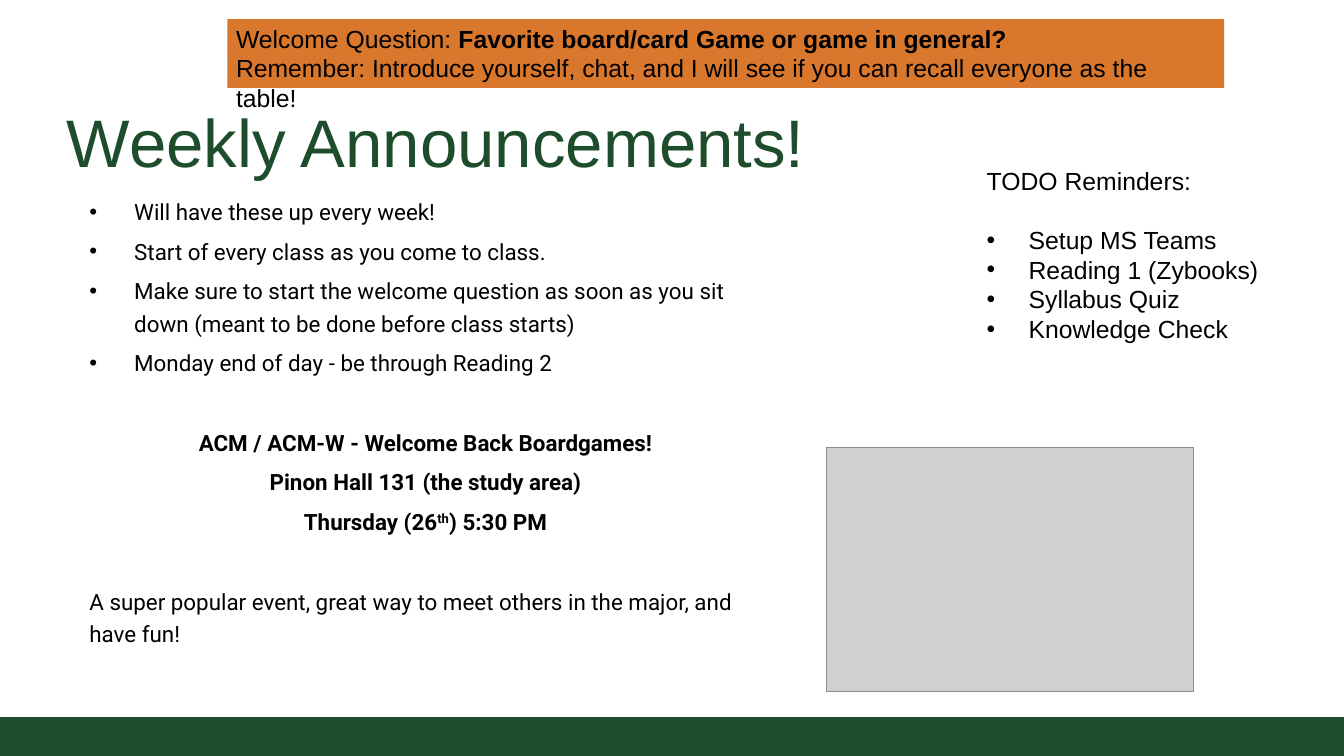
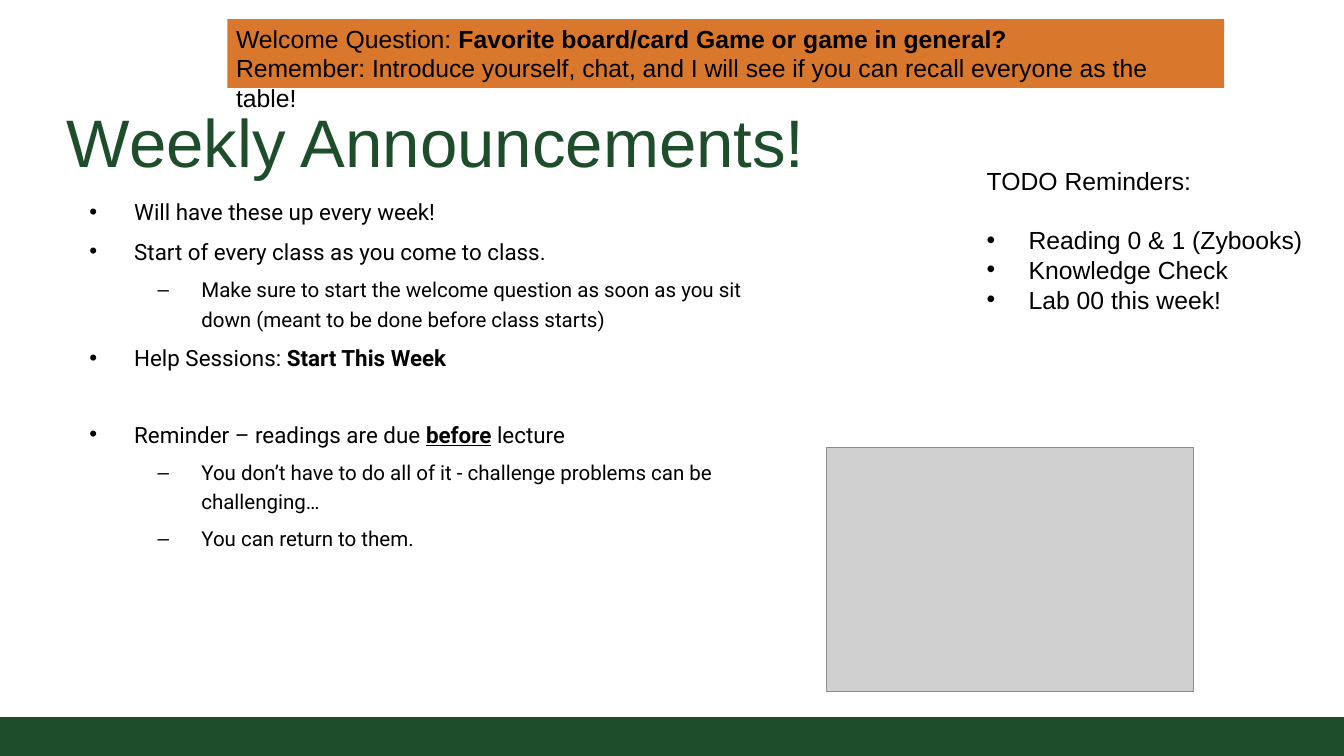
Before and after one commit to CSU-CS150B/handouts, a slide deck: slide 2 of Slides/On-Campus/01_HistoryAndIntro.pptx. Drawn at 1344x756 pixels with LibreOffice and Linux fonts; fonts in the diff are those of the drawing; grey boxes stand for pictures; background and template pictures are left out. Boxes give left, top, right and bottom in pixels: in the first picture for what was removed or moved away, otherwise in the second. Text is boxed around its words. In the diff, an @@ line names an element or a change of style, - is before the commit and + after.

Commit message:
updated to week 2

```diff
--- a/Slides/On-Campus/01_HistoryAndIntro.pptx
+++ b/Slides/On-Campus/01_HistoryAndIntro.pptx
@@ text at (1029,231,1302,254): text changed @@
-• Setup MS Teams
-• Reading 1 (Zybooks)
-• Syllabus Quiz
+• Reading 0 & 1 (Zybooks)
@@ text at (201,281,741,332): size 18.1 to 16.6 pt in "Make sure to start the welcome question ..."; bullet • to –; list level 1 to 2 in "Make sure to start the ..." @@
@@ text at (1029,291,1221,310): paragraph added @@
+• Lab 00 this week!
@@ text at (134,349,711,547): text changed; size 18.1 to 16.6 pt @@
-• Monday end of day - be through Reading 2
-ACM / ACM-W - Welcome Back Boardgames!
-Pinon Hall 131 (the study area)
-Thursday (26th) 5:30 PM
-A super popular event, great way to meet others in the major, and have fun!
+• Help Sessions: Start This Week
+• Reminder – readings are due before lecture
+  – You don’t have to do all of it - challenge problems can be challenging…
+  – You can return to them.
```
Also in this commit, not shown: 4 other slides changed, 9 slides added, 5 slides removed, 1 other file.
